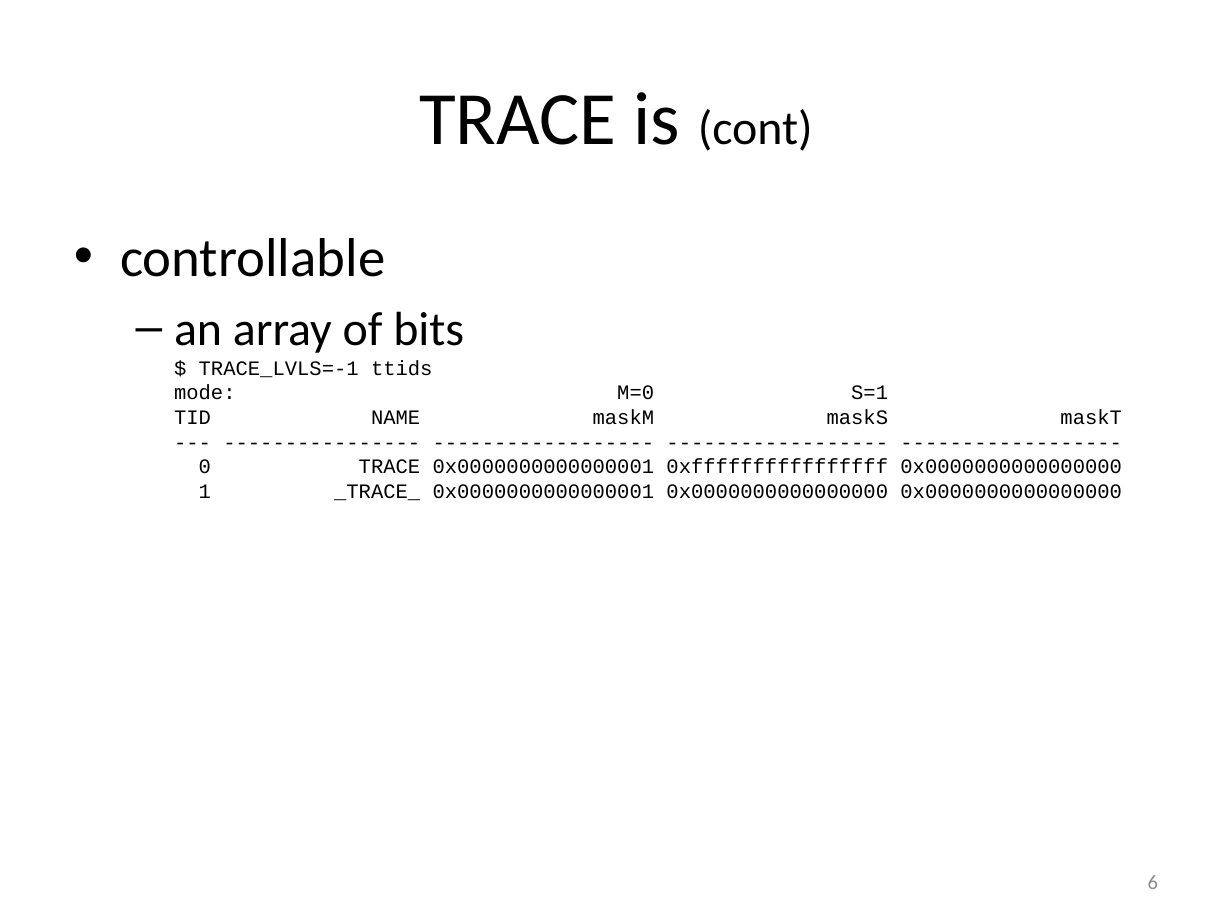
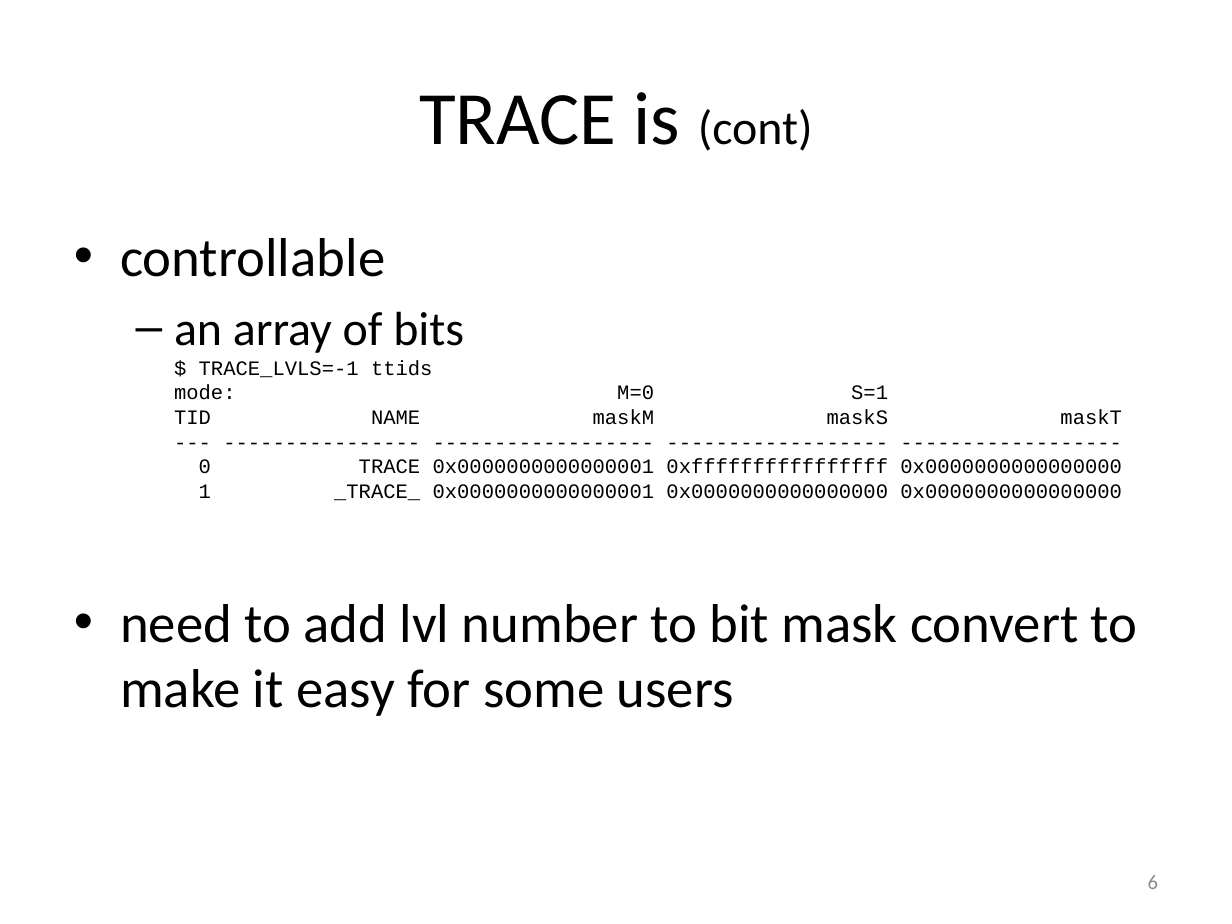
Before and after one commit to art-daq/trace, a slide deck: slide 6 of trace/doc/trace.pptx. Drawn at 1232x924 pixels with LibreOffice and Linux fonts; fonts in the diff are those of the drawing. Boxes give left, top, right and bottom in pixels: in the first picture for what was removed or moved away, otherwise in the second. Text is boxed around its words. In the diff, an @@ line names an element or a change of style, - is before the commit and + after.

```diff
--- a/trace/doc/trace.pptx
+++ b/trace/doc/trace.pptx
@@ text at bbox=[120, 604, 1138, 716]: paragraph added @@
+• need to add lvl number to bit mask convert to make it easy for some users
```
Also in this commit, not shown: 1 other slide changed.
